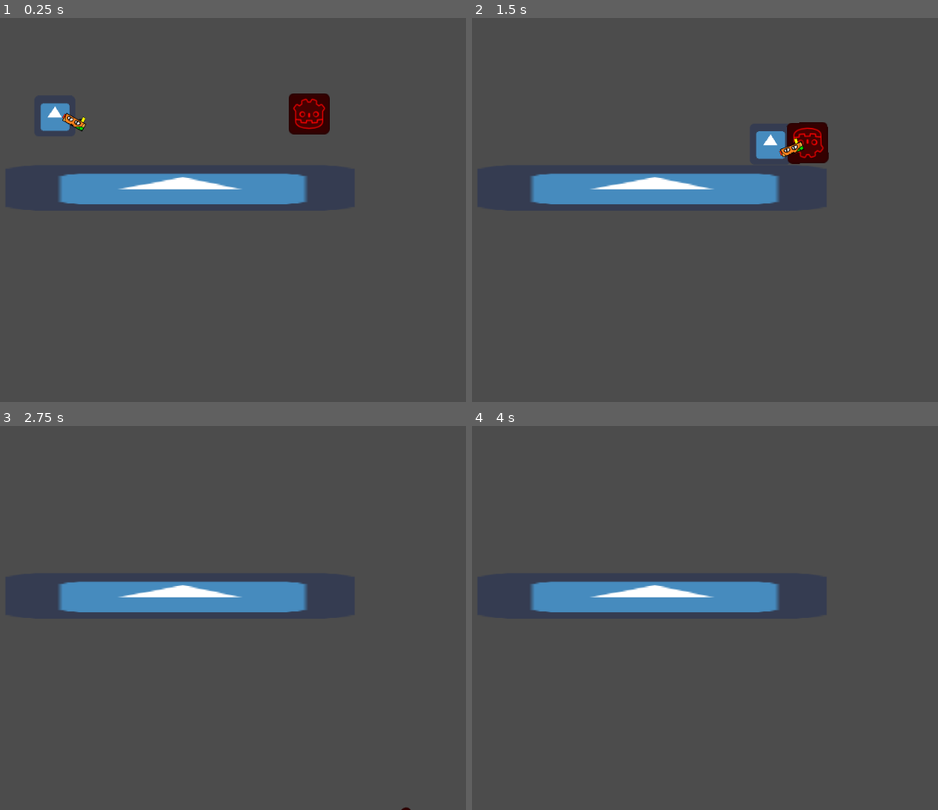
Above: before the commit, frames 1-4 (two rows, left to right).
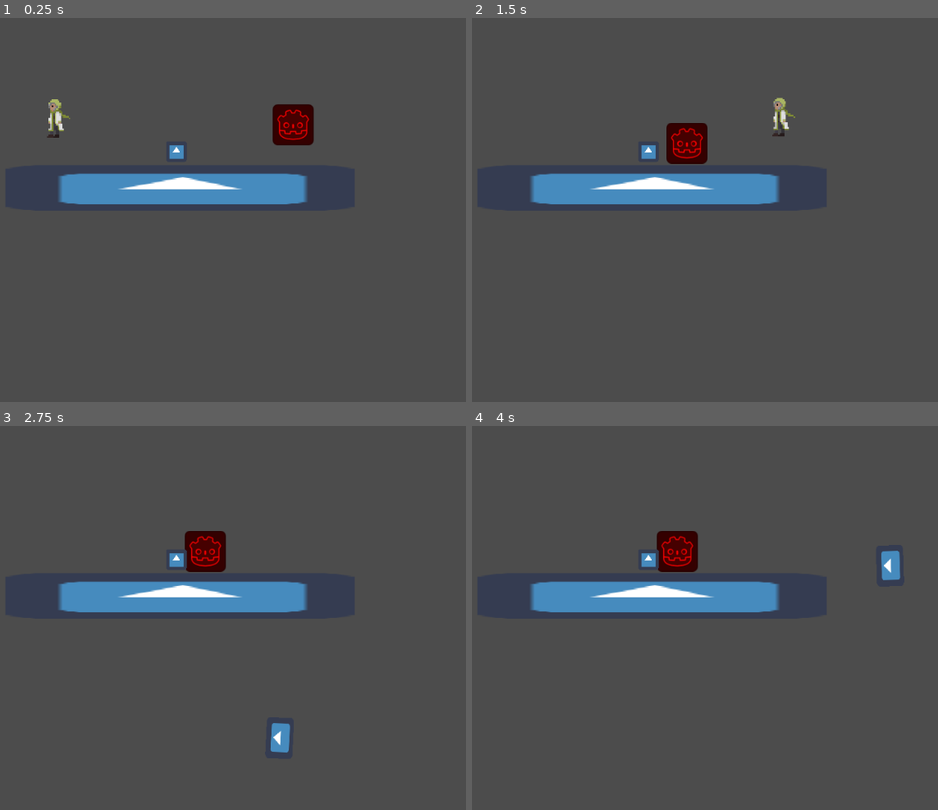
Above: after the commit, the same moments.

Repository: LaurenceTimothyMGarcia/Halloween-Game-Jam-2021
Game: Godot game, scene res://Assets/Scenes/PlayerTester.tscn
The game is run twice, just before and just after one commit, with the same random seed, the same clock (stepped at 60 frames per second) and the same inputs. The project has no main scene, so this scene is started directly. The engine's default icon, where the game draws it, is replaced by a stand-in: a white triangle on a blue panel in a dark square.
Inputs (mouse positions are in pixels of both pictures, inside the frame that each line leads up to):
- Up to frame 1 (0.25 s): no input
- Up to frame 2 (1.5 s): move the mouse to (840, 190) at 0.52 s; press the mouse at (840, 190) at 0.53 s; hold D (move_right) from 0.53 s (still down); right-click (840, 190) at 0.6 s; tap Space (jump) at 0.77 s; move the mouse to (565, 229) at 1.27 s; release the mouse at (565, 229) at 1.28 s; click (565, 229) at 1.35 s
- Up to frame 3 (2.75 s): tap Space (jump) at 1.52 s; right-click (93, 637) at 1.55 s; move the mouse to (288, 533) at 2.02 s; release D (move_right) at 2.03 s; press the mouse at (288, 533) at 2.03 s; hold A (move_left) from 2.03 s (still down); right-click (288, 533) at 2.1 s
- Up to frame 4 (4 s): move the mouse to (663, 694) at 2.77 s; release A (move_left) at 2.78 s; release the mouse at (663, 694) at 2.78 s; hold D (move_right) from 2.78 s (still down); click (663, 694) at 2.85 s; tap Space (jump) at 3.02, 3.77 s; right-click (663, 694) at 3.05 s; tap Enter at 3.5 s; move the mouse to (891, 675) at 3.52 s; press the mouse at (891, 675) at 3.53 s; right-click (891, 675) at 3.6 s

The runs differ from the first frame. In frame 1, 1.9% of the frame differs, in the area x 8-71%, y 19-37%; in frame 2, 2.7%, in the area x 36-77%, y 20-39%; in frame 3, 1.3%; in frame 4, 1.3%.

Commit message:
trying to fix my branch

Diff:
--- a/Assets/Scenes/BasicEnemy.gd
+++ b/Assets/Scenes/BasicEnemy.gd
@@ -1,19 +1,15 @@
-extends RigidBody2D
+extends KinematicBody2D
 
+var gravity = 10
+var velocity = Vector2()
 var is_moving_left = true
 
-var gravity = 1000
-var velocity = Vector2()
-
-var speed = 120
+export var speed = 100
 
 #func _ready():
 	#$AnimationPlayer.play("Walk")
 
-func _physics_process(delta):
-	#if $AnimationPlayer.current_animation == "Attack":
-		#return
-
+func _process(delta):
 	move_character()
 	detect_turn_around()
 
@@ -22,22 +18,12 @@
 		velocity.x = -speed
 	else:
 		velocity.x = speed
-	linear_velocity.x = velocity.x
+
+	velocity.y += gravity
+
+	velocity = move_and_slide(velocity, Vector2.UP)
 
 func detect_turn_around():
-	if not $RayCast2D.is_colliding():
+	if not $RayCast2D.is_colliding() and is_on_floor():
 		is_moving_left = !is_moving_left
 		scale.x = -scale.x
-		print("Time to turn around")
-
-func hit():
-	$AttackDetector.monitoring = true
-
-func end_of_hit():
-	$attackDetector.monitoring = false
-
-#func start_walk():
-	#AnimationPlayer.play("Walk")
-
-#func _on_PlayerDetector_body_entered(body):
-	#animation attack
--- /dev/null
+++ b/Assets/Scenes/BoxTester.gd
@@ -0,0 +1,24 @@
+extends Node2D
+
+
+# Declare member variables here. Examples:
+# var a = 2
+# var b = "text"
+
+
+# Called when the node enters the scene tree for the first time.
+func _ready():
+	pass # Replace with function body.
+
+
+# Called every frame. 'delta' is the elapsed time since the previous frame.
+#func _process(delta):
+#	pass
+
+
+func _on_Button_pressed():
+	$"The Box".getPickedUp($grabPoint, 0)
+
+
+func _on_Button2_pressed():
+	$"The Box".getThrown()
--- /dev/null
+++ b/Assets/Scenes/BoxTester.tscn
@@ -0,0 +1,56 @@
+[gd_scene load_steps=5 format=2]
+
+[ext_resource path="res://Assets/Scenes/TheBox.tscn" type="PackedScene" id=1]
+[ext_resource path="res://Assets/Sprites/icon.png" type="Texture" id=2]
+[ext_resource path="res://Assets/Scenes/BoxTester.gd" type="Script" id=3]
+
+[sub_resource type="RectangleShape2D" id=1]
+extents = Vector2( 271.75, 37.2667 )
+
+[node name="Node2D" type="Node2D"]
+script = ExtResource( 3 )
+
+[node name="The Box" parent="." instance=ExtResource( 1 )]
+position = Vector2( 512.421, 185.79 )
+
+[node name="Floor" type="RigidBody2D" parent="." groups=[
+"platforms",
+]]
+position = Vector2( 22.4747, -28.4678 )
+mode = 1
+gravity_scale = 0.0
+
+[node name="CollisionShape2D" type="CollisionShape2D" parent="Floor"]
+position = Vector2( 443, 265 )
+shape = SubResource( 1 )
+
+[node name="Sprite" type="Sprite" parent="Floor"]
+position = Vector2( 443.5, 265.5 )
+scale = Vector2( 8.51562, 1.10938 )
+texture = ExtResource( 2 )
+
+[node name="grabPoint" type="Node2D" parent="."]
+position = Vector2( 295.167, 133.349 )
+
+[node name="Button" type="Button" parent="."]
+margin_left = 70.4204
+margin_top = 20.9763
+margin_right = 241.42
+margin_bottom = 40.9763
+text = "grab box"
+__meta__ = {
+"_edit_use_anchors_": false
+}
+
+[node name="Button2" type="Button" parent="."]
+margin_left = 368.584
+margin_top = 20.9763
+margin_right = 539.584
+margin_bottom = 40.9763
+text = "yeet box"
+__meta__ = {
+"_edit_use_anchors_": false
+}
+
+[connection signal="pressed" from="Button" to="." method="_on_Button_pressed"]
+[connection signal="pressed" from="Button2" to="." method="_on_Button2_pressed"]
--- a/Assets/Scenes/Enemy.tscn
+++ b/Assets/Scenes/Enemy.tscn
@@ -6,13 +6,9 @@
 [sub_resource type="RectangleShape2D" id=1]
 extents = Vector2( 35, 32 )
 
-[sub_resource type="RectangleShape2D" id=2]
-extents = Vector2( 21.798, 20.5699 )
-
-[sub_resource type="RectangleShape2D" id=3]
-extents = Vector2( 22.3926, 9.27238 )
-
-[node name="Enemy" type="RigidBody2D"]
+[node name="Enemy" type="KinematicBody2D"]
+collision_layer = 2
+collision_mask = 5
 script = ExtResource( 2 )
 
 [node name="Hitbox" type="CollisionShape2D" parent="."]
@@ -23,21 +19,6 @@
 texture = ExtResource( 1 )
 
 [node name="RayCast2D" type="RayCast2D" parent="."]
-rotation = 1.5708
-collision_mask = 6
-
-[node name="PlayerDetector" type="Area2D" parent="."]
-
-[node name="CollisionShape2D" type="CollisionShape2D" parent="PlayerDetector"]
-position = Vector2( -51.7305, 3.56763 )
-shape = SubResource( 2 )
-
-[node name="AttackPlayer" type="Area2D" parent="."]
-monitoring = false
-monitorable = false
-
-[node name="CollisionShape2D" type="CollisionShape2D" parent="AttackPlayer"]
-modulate = Color( 1, 0, 0, 1 )
-self_modulate = Color( 1, 0, 0, 1 )
-position = Vector2( -51.1359, 3.56761 )
-shape = SubResource( 3 )
+position = Vector2( -50, 0 )
+enabled = true
+collision_mask = 4
--- a/Assets/Scenes/GunScenes/Bullet.tscn
+++ b/Assets/Scenes/Gun/Bullet.tscn
@@ -1,19 +1,21 @@
 [gd_scene load_steps=4 format=2]
 
-[ext_resource path="res://Assets/Sprites/Tanjerine.png" type="Texture" id=1]
-[ext_resource path="res://Assets/Scenes/GunScenes/Bullet.gd" type="Script" id=2]
+[ext_resource path="res://Assets/Sprites/icon.png" type="Texture" id=1]
+[ext_resource path="res://Assets/Scenes/Gun/Bullet.gd" type="Script" id=2]
 
 [sub_resource type="CapsuleShape2D" id=1]
 radius = 20.8585
 height = 29.7403
 
 [node name="Bullet" type="Area2D"]
+collision_layer = 16
+collision_mask = 14
 script = ExtResource( 2 )
 vel = 2000
 
 [node name="Sprite" type="Sprite" parent="."]
-position = Vector2( 5.03245, 3.17839 )
-scale = Vector2( 1.04768, 0.50735 )
+position = Vector2( 0, 0.982153 )
+scale = Vector2( 1, 0.662384 )
 texture = ExtResource( 1 )
 __meta__ = {
 "_editor_description_": ""
--- a/Assets/Scenes/GunScenes/Gun.gd
+++ b/Assets/Scenes/Gun/Gun.gd
@@ -2,20 +2,17 @@
 
 var can_fire = true
 
-var bullet = preload("res://Assets/Scenes/GunScenes/Bullet.tscn")
+export (PackedScene) var bullet
 
 # Called when the node enters the scene tree for the first time.
 func _ready():
-	set_as_toplevel(true)
+	pass
 
 func _physics_process(delta):
-	position.x = get_parent().position.x + 31
-	position.y = get_parent().position.y + 5
-
 	var mousePos = get_global_mouse_position()
 	look_at(mousePos)
 
-	if(Input.is_mouse_button_pressed(1)) and can_fire:
+	if Input.is_action_pressed("shoot") and can_fire:
 
 		var bulletInstance = bullet.instance()
 		bulletInstance.position = $MuzzleArea.global_position
--- /dev/null
+++ b/Assets/Scenes/Gun/Gun.tscn
@@ -0,0 +1,12 @@
+[gd_scene load_steps=3 format=2]
+
+[ext_resource path="res://Assets/Scenes/Gun/Gun.gd" type="Script" id=1]
+[ext_resource path="res://Assets/Scenes/Gun/Bullet.tscn" type="PackedScene" id=2]
+
+[node name="Gun" type="Node2D"]
+script = ExtResource( 1 )
+bullet = ExtResource( 2 )
+
+[node name="Sprite" type="Sprite" parent="."]
+
+[node name="MuzzleArea" type="Position2D" parent="."]
--- a/Assets/Scenes/GunScenes/Gun.tscn
+++ /dev/null
@@ -1,13 +0,0 @@
-[gd_scene load_steps=3 format=2]
-
-[ext_resource path="res://Assets/Scenes/GunScenes/Gun.gd" type="Script" id=1]
-[ext_resource path="res://Assets/Sprites/TanjerineGun.png" type="Texture" id=2]
-
-[node name="Gun" type="Node2D"]
-script = ExtResource( 1 )
-
-[node name="Sprite" type="Sprite" parent="."]
-texture = ExtResource( 2 )
-
-[node name="MuzzleArea" type="Position2D" parent="."]
-position = Vector2( 33.2239, -7.33056 )
--- a/Assets/Scenes/Player.gd
+++ b/Assets/Scenes/Player.gd
@@ -8,7 +8,17 @@
 export var fallMultiplier = 2
 export var lowJumpMultiplier = 4
 
+enum boxState {platform, carried, thrown}
+
 var _jumpReady
+
+var _facingRight
+var _grabPointSwapDistance
+
+var theBox
+
+signal facing_left
+signal facing_right
 
 var velocity = Vector2()
 
@@ -16,11 +26,21 @@
 # Called when the node enters the scene tree for the first time.
 func _ready():
 	_jumpReady = true
+	_facingRight = true
+	_grabPointSwapDistance = $GrabPoint.position.x
 
 
 # Called every frame. 'delta' is the elapsed time since the previous frame.
 func _physics_process(delta):
+	_lookAtMouse()
 	_movementHandler(delta)
+	_theBoxHandler()
+
+func _lookAtMouse():
+	if get_global_mouse_position().x >= position.x:
+		_lookRight()
+	else:
+		_lookLeft()
 
 func _movementHandler(var delta):
 	velocity.x = 0
@@ -28,6 +48,8 @@
 		velocity.x -= 1
 	if Input.is_action_pressed("move_right"):
 		velocity.x += 1
+
+
 	if Input.is_action_just_pressed("jump") and _jumpReady:
 		_jumpReady = false
 		velocity.y = -jumpVel
@@ -43,7 +65,45 @@
 
 	velocity = move_and_slide(velocity)
 
+func _lookLeft():
+	if _facingRight:
+		_facingRight = false
+		$GrabPoint.position.x = -_grabPointSwapDistance
+		$GrabZone.scale *= -1
+		$Gun.position.x *= -1
+		$Sprite.scale.x *= -1
+		emit_signal("facing_left")
+
+func _lookRight():
+	if !_facingRight:
+		_facingRight = true
+		$GrabPoint.position.x = _grabPointSwapDistance
+		$GrabZone.scale *= -1
+		$Gun.position.x *= -1
+		$Sprite.scale.x *= -1
+		emit_signal("facing_right")
 
 func _on_GroundedChecker_body_entered(body):
 	if body.is_in_group("platforms"):
 		_jumpReady = true
+
+
+func _theBoxHandler():
+	if Input.is_action_just_pressed("grab") and theBox != null:
+		if theBox.currentState == boxState.platform:
+			theBox.call("getPickedUp", $GrabPoint, _grabPointSwapDistance)
+			connect("facing_left", theBox, "_on_Player_facing_left")
+			connect("facing_right", theBox, "_on_Player_facing_right")
+			theBox.facingRight = _facingRight
+		elif theBox.currentState == boxState.carried:
+			disconnect("facing_left", theBox, "_on_Player_facing_left")
+			disconnect("facing_right", theBox, "_on_Player_facing_right")
+			theBox.call("getThrown")
+
+func _on_GrabZone_body_entered(body):
+	if body.is_in_group("thebox"):
+		theBox = body
+
+func _on_GrabZone_body_exited(body):
+	if body.is_in_group("thebox"):
+		theBox = null
--- a/Assets/Scenes/Player.tscn
+++ b/Assets/Scenes/Player.tscn
@@ -1,8 +1,8 @@
-[gd_scene load_steps=6 format=2]
+[gd_scene load_steps=7 format=2]
 
-[ext_resource path="res://Assets/Sprites/icon.png" type="Texture" id=1]
+[ext_resource path="res://Assets/Sprites/Player_Walk.png" type="Texture" id=1]
 [ext_resource path="res://Assets/Scenes/Player.gd" type="Script" id=2]
-[ext_resource path="res://Assets/Scenes/GunScenes/Gun.tscn" type="PackedScene" id=3]
+[ext_resource path="res://Assets/Scenes/Gun/Gun.tscn" type="PackedScene" id=3]
 
 [sub_resource type="CapsuleShape2D" id=1]
 radius = 30.75
@@ -12,24 +12,44 @@
 radius = 8.75
 height = 23.5
 
+[sub_resource type="RectangleShape2D" id=3]
+extents = Vector2( 34, 28 )
+
 [node name="Player" type="KinematicBody2D"]
+collision_mask = 5
 script = ExtResource( 2 )
 
+[node name="Gun" parent="." instance=ExtResource( 3 )]
+position = Vector2( 28.2669, 1.95 )
+
 [node name="Hitbox" type="CollisionShape2D" parent="."]
+position = Vector2( -1.731, 3.27 )
+scale = Vector2( 0.75, 1 )
 shape = SubResource( 1 )
 
 [node name="Sprite" type="Sprite" parent="."]
+scale = Vector2( 0.15, 0.15 )
 texture = ExtResource( 1 )
-
-[node name="Gun" parent="." instance=ExtResource( 3 )]
-position = Vector2( 49.3332, 6.10035 )
-scale = Vector2( 0.5, 0.5 )
+hframes = 4
 
 [node name="GroundedChecker" type="Area2D" parent="."]
+collision_mask = 14
 
 [node name="GroundCheck Area" type="CollisionShape2D" parent="GroundedChecker"]
-position = Vector2( 0, 28 )
+position = Vector2( 0, 35 )
 rotation = 1.5708
 shape = SubResource( 2 )
 
+[node name="GrabPoint" type="Node2D" parent="."]
+position = Vector2( 66, 0 )
+
+[node name="GrabZone" type="Area2D" parent="."]
+collision_mask = 8
+
+[node name="Grabzone Area" type="CollisionShape2D" parent="GrabZone"]
+position = Vector2( 68, -1 )
+shape = SubResource( 3 )
+
 [connection signal="body_entered" from="GroundedChecker" to="." method="_on_GroundedChecker_body_entered"]
+[connection signal="body_entered" from="GrabZone" to="." method="_on_GrabZone_body_entered"]
+[connection signal="body_exited" from="GrabZone" to="." method="_on_GrabZone_body_exited"]
--- a/Assets/Scenes/PlayerTester.tscn
+++ b/Assets/Scenes/PlayerTester.tscn
@@ -1,8 +1,9 @@
-[gd_scene load_steps=5 format=2]
+[gd_scene load_steps=6 format=2]
 
 [ext_resource path="res://Assets/Scenes/Player.tscn" type="PackedScene" id=1]
 [ext_resource path="res://Assets/Sprites/icon.png" type="Texture" id=2]
 [ext_resource path="res://Assets/Scenes/Enemy.tscn" type="PackedScene" id=3]
+[ext_resource path="res://Assets/Scenes/TheBox.tscn" type="PackedScene" id=4]
 
 [sub_resource type="RectangleShape2D" id=1]
 extents = Vector2( 271.75, 37.2667 )
@@ -11,12 +12,13 @@
 
 [node name="Player" parent="." instance=ExtResource( 1 )]
 position = Vector2( 248, 120 )
+collision_mask = 13
 
-[node name="Floor" type="RigidBody2D" parent="." groups=[
+[node name="Floor" type="StaticBody2D" parent="." groups=[
 "platforms",
 ]]
-mode = 1
-gravity_scale = 0.0
+collision_layer = 4
+collision_mask = 0
 
 [node name="CollisionShape2D" type="CollisionShape2D" parent="Floor"]
 position = Vector2( 443, 265 )
@@ -29,3 +31,9 @@
 
 [node name="Enemy" parent="." instance=ExtResource( 3 )]
 position = Vector2( 644.906, 146.835 )
+collision_mask = 13
+
+[node name="The Box" parent="." instance=ExtResource( 4 )]
+position = Vector2( 437.75, 208.733 )
+collision_layer = 8
+mass = 1000.0
--- /dev/null
+++ b/Assets/Scenes/TheBox.gd
@@ -0,0 +1,82 @@
+extends RigidBody2D
+
+
+# Declare member variables here.
+export var latchSpeed = 2000
+
+enum boxState {platform, carried, thrown}
+var currentState
+
+var targetPos
+var _moveDir
+
+var swapSideDist
+
+var facingRight
+
+signal box_grabbed
+signal box_thrown
+
+# Called when the node enters the scene tree for the first time.
+func _ready():
+	currentState = boxState.platform
+	_moveDir = Vector2()
+
+
+# Called every frame. 'delta' is the elapsed time since the previous frame.
+func _physics_process(delta):
+	movementHandler(delta)
+
+func _enterCarriedMode():
+	if currentState == boxState.platform:
+		currentState = boxState.carried
+		call_deferred("set_mode",MODE_KINEMATIC)
+		remove_from_group("platforms")
+		# $Hitbox.disabled = true
+
+func _enterThrownMode():
+	if currentState == boxState.carried:
+		currentState = boxState.thrown
+		call_deferred("set_mode",MODE_CHARACTER)
+		# $Hitbox.disabled = false
+		if facingRight:
+			linear_velocity = Vector2(400,-20)
+		else:
+			linear_velocity = Vector2(-400,-20)
+
+func _enterPlatformMode():
+	if currentState == boxState.thrown:
+		currentState = boxState.platform
+		call_deferred("set_mode",MODE_STATIC)
+		add_to_group("platforms")
+
+# this is the function that player can call in order to pick up the box
+func getPickedUp(var grabPoint, var grabPointDist):
+	if currentState == boxState.platform:
+		emit_signal("box_grabbed")
+		targetPos = grabPoint
+		swapSideDist = grabPointDist
+		_enterCarriedMode()
+
+func getThrown():
+	if currentState == boxState.carried:
+		emit_signal("box_thrown")
+		_enterThrownMode()
+
+func _on_GroundedChecker_body_entered(body):
+	if currentState == boxState.thrown and body.is_in_group("platforms"):
+		_enterPlatformMode()
+
+func movementHandler(delta):
+	if currentState == boxState.carried:
+		position = position.move_toward(targetPos.get_global_position(), latchSpeed * delta)
+
+func _on_Player_facing_left():
+	if currentState == boxState.carried:
+		position.x -= 2 * swapSideDist
+		facingRight = false
+
+func _on_Player_facing_right():
+	if currentState == boxState.carried:
+		position.x += 2 * swapSideDist
+		facingRight = true
--- /dev/null
+++ b/Assets/Scenes/TheBox.tscn
@@ -0,0 +1,38 @@
+[gd_scene load_steps=5 format=2]
+
+[ext_resource path="res://Assets/Sprites/icon.png" type="Texture" id=1]
+[ext_resource path="res://Assets/Scenes/TheBox.gd" type="Script" id=2]
+
+[sub_resource type="RectangleShape2D" id=1]
+
+[sub_resource type="CapsuleShape2D" id=2]
+radius = 2.0
+height = 15.0
+
+[node name="The Box" type="RigidBody2D" groups=[
+"platforms",
+"thebox",
+]]
+collision_layer = 12
+collision_mask = 0
+mode = 1
+gravity_scale = 5.0
+script = ExtResource( 2 )
+
+[node name="Hitbox" type="CollisionShape2D" parent="."]
+shape = SubResource( 1 )
+
+[node name="Sprite" type="Sprite" parent="."]
+scale = Vector2( 0.5, 0.5 )
+texture = ExtResource( 1 )
+
+[node name="GroundedChecker" type="Area2D" parent="."]
+collision_layer = 8
+collision_mask = 4
+
+[node name="GroundCheck Area" type="CollisionShape2D" parent="GroundedChecker"]
+position = Vector2( 0, 14.457 )
+rotation = 1.5708
+shape = SubResource( 2 )
+
+[connection signal="body_entered" from="GroundedChecker" to="." method="_on_GroundedChecker_body_entered"]
--- a/project.godot
+++ b/project.godot
@@ -30,6 +30,16 @@
 "events": [ Object(InputEventKey,"resource_local_to_scene":false,"resource_name":"","device":0,"alt":false,"shift":false,"control":false,"meta":false,"command":false,"pressed":false,"scancode":32,"unicode":0,"echo":false,"script":null)
  ]
 }
+grab={
+"deadzone": 0.5,
+"events": [ Object(InputEventMouseButton,"resource_local_to_scene":false,"resource_name":"","device":0,"alt":false,"shift":false,"control":false,"meta":false,"command":false,"button_mask":0,"position":Vector2( 0, 0 ),"global_position":Vector2( 0, 0 ),"factor":1.0,"button_index":2,"pressed":false,"doubleclick":false,"script":null)
+ ]
+}
+shoot={
+"deadzone": 0.5,
+"events": [ Object(InputEventMouseButton,"resource_local_to_scene":false,"resource_name":"","device":0,"alt":false,"shift":false,"control":false,"meta":false,"command":false,"button_mask":0,"position":Vector2( 0, 0 ),"global_position":Vector2( 0, 0 ),"factor":1.0,"button_index":1,"pressed":false,"doubleclick":false,"script":null)
+ ]
+}
 
 [layer_names]
 
@@ -41,6 +51,7 @@
 2d_physics/layer_3="Environment"
 2d_render/layer_4="Box"
 2d_physics/layer_4="Box"
+2d_physics/layer_5="PlayerBullet"
 
 [physics]
 
Not shown: 1 places in Assets/Scenes/Enemy.tscn that only renumber resources
Renamed: Assets/Scenes/GunScenes/Bullet.gd -> Assets/Scenes/Gun/Bullet.gd
Binary file added: Assets/Sprites/Player_Jump.png
Not shown, added: Assets/Sprites/Player_Jump.png.import
Binary file added: Assets/Sprites/Player_Walk.png
Not shown, added: Assets/Sprites/Player_Walk.png.import
Binary file removed: Assets/Sprites/Tanjerine.png
Binary file removed: Assets/Sprites/TanjerineGun.png
Binary file added: Assets/Sprites/mc sprite 102921.png
Not shown, changed: Assets/Sprites/mc sprite 102921.png.import
Binary file added: Assets/Sprites/mc sprite disgust 102921.png
Not shown, added: Assets/Sprites/mc sprite disgust 102921.png.import
(and 6 more such lines)
